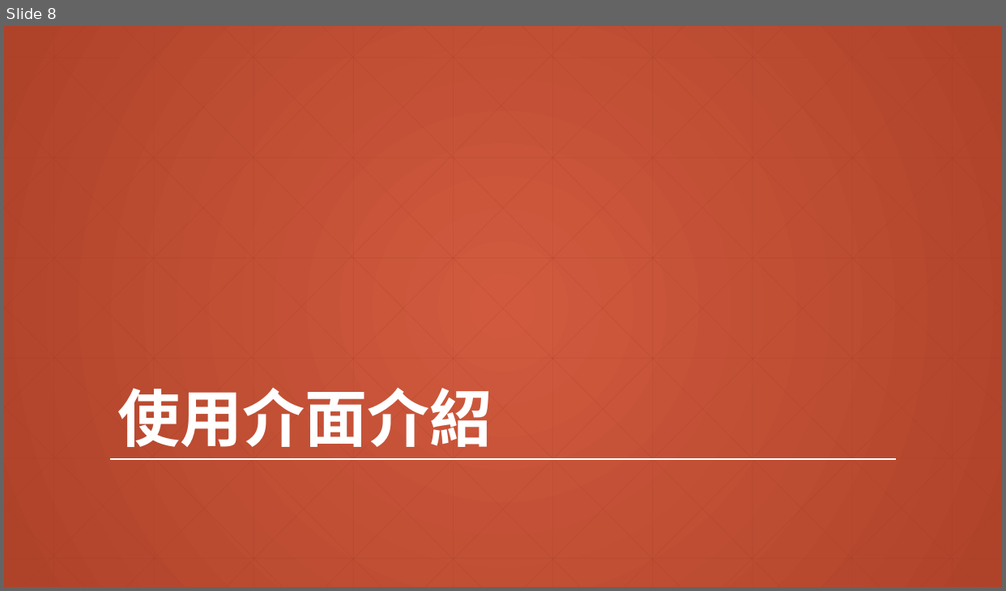
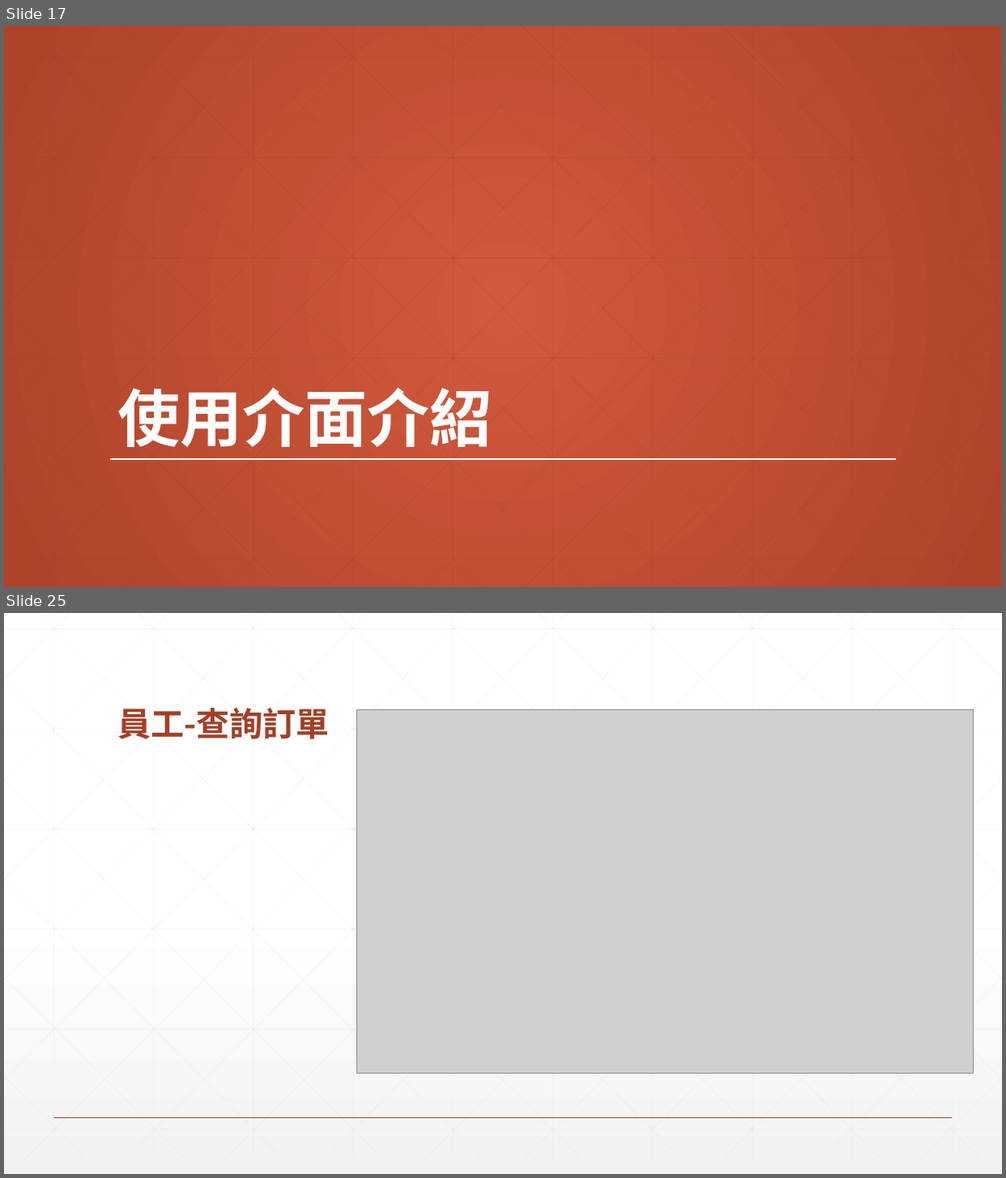
Before and after one commit to guyverfax/SportProject, a slide deck: 作業5-體育用品店訂單和庫存管理系統.pptx. Shown one above the other, each under a label of ours: slide 8 before the commit, slides 17 and 25 after it; the slides between them are not shown. The pictures are 1006x591 and 1006x1178 pixels, drawn with LibreOffice and Linux fonts; fonts in the diff are those of the drawing; grey boxes stand for pictures. Boxes give left, top, right and bottom in pixels: in the first picture for what was removed or moved away, otherwise in the second. Text is boxed around its words. In the diff, an @@ line names an element or a change of style, - is before the commit and + after.

```diff
--- a/作業5-體育用品店訂單和庫存管理系統.pptx
+++ b/作業5-體育用品店訂單和庫存管理系統.pptx
@@ slide 25 added at (x1=4, y1=613, x2=1002, y2=1174), background gradient #FFFFFF to #F2F2F2 @@
@@ title added at (x1=117, y1=708, x2=330, y2=739), 32 pt, text #A43F27, bold @@
+員工-查詢訂單
@@ picture added at (x1=356, y1=709, x2=974, y2=1074) @@
@@ group added at (x1=4, y1=613, x2=1002, y2=1159): 46 lines @@
@@ line added from (54, 1118) to (953, 1118), #A43F27 1 pt @@
@@ what was slide 8 is now slide 17 @@
```
Also in this commit, not shown: 10 slides changed, 26 other slides added, 2 slides removed.
